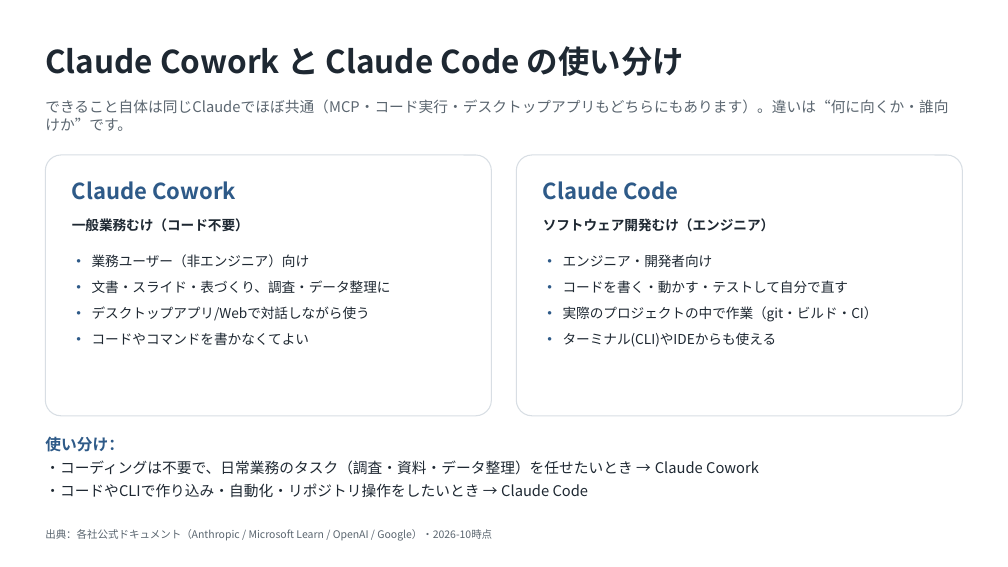
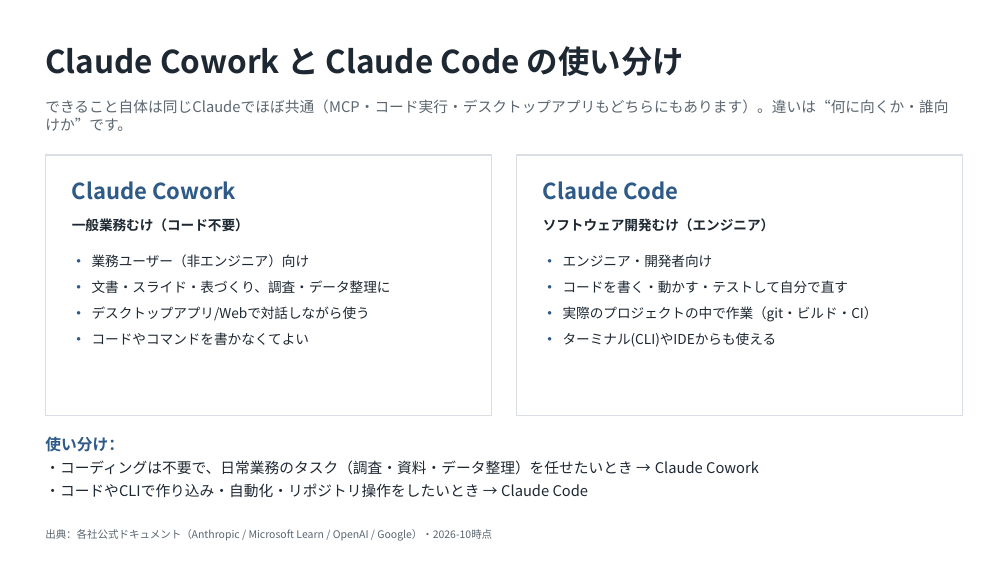
Before and after one commit to ctc-itkr/claude-hands-on, a slide deck: slide 4 of docs/03_参考資料/Copilot_Cowork_競合比較.pptx. Drawn at 1008x567 pixels with LibreOffice and Linux fonts; fonts in the diff are those of the drawing. Boxes give left, top, right and bottom in pixels: in the first picture for what was removed or moved away, otherwise in the second. Text is boxed around its words. In the diff, an @@ line names an element or a change of style, - is before the commit and + after.

```diff
--- a/docs/03_参考資料/Copilot_Cowork_競合比較.pptx
+++ b/docs/03_参考資料/Copilot_Cowork_競合比較.pptx
@@ rectangle at [45, 155, 492, 416]: rounded rectangle to rectangle @@
@@ rectangle at [516, 155, 963, 416]: rounded rectangle to rectangle @@
```
Also in this commit, not shown: 1 other slide changed.
